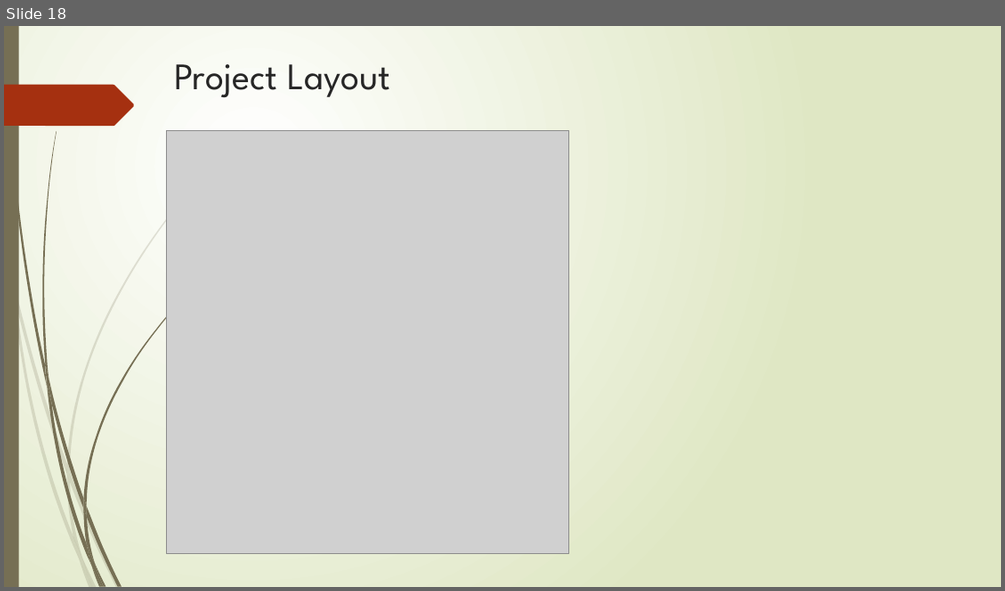
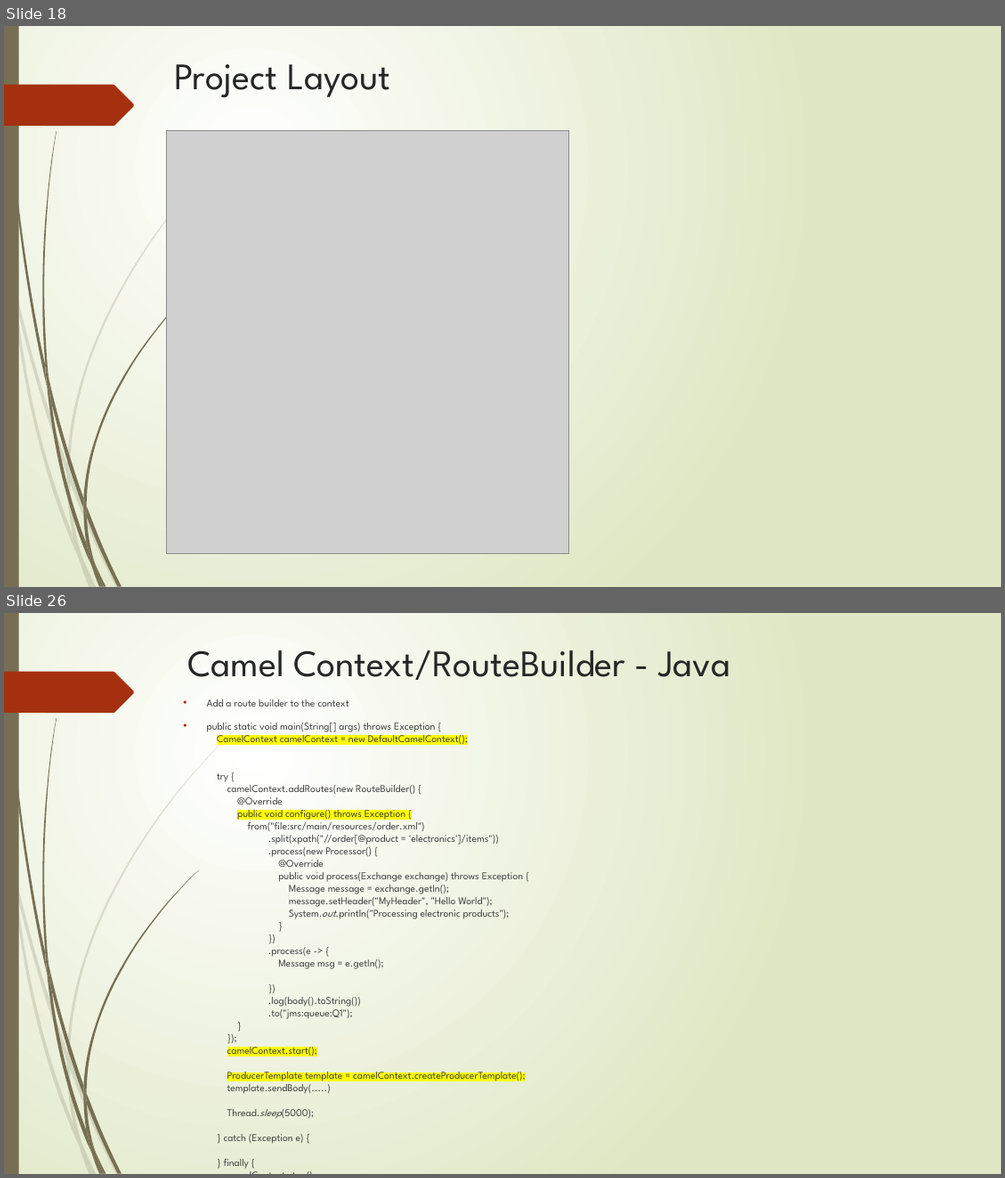
Before and after one commit to wgmartinez/apache-camel-tutorials, a slide deck: presentation/ApacheCamel.pptx. Shown one above the other, each under a label of ours: slide 18 before the commit, slides 18 and 26 after it; the slides between them are not shown. The pictures are 1005x591 and 1005x1178 pixels, drawn with LibreOffice and Linux fonts; fonts in the diff are those of the drawing; grey boxes stand for pictures. Boxes give left, top, right and bottom in pixels: in the first picture for what was removed or moved away, otherwise in the second. Text is boxed around its words. In the diff, an @@ line names an element or a change of style, - is before the commit and + after.

```diff
--- a/presentation/ApacheCamel.pptx
+++ b/presentation/ApacheCamel.pptx
@@ slide 26 added at (4,613,1001,1174), background gradient #FFFFFF to #DFE8C4; not listed: 24 template elements that a slide beside it also shows @@
@@ title added at (187,650,730,680), 36 pt, text #262626 @@
+Camel Context/RouteBuilder - Java
@@ text added at (207,699,526,1143), 10 pt, text #404040 @@
+  • Add a route builder to the context
+  • public static void main(String[] args) throws Exception {
+    CamelContext camelContext = new DefaultCamelContext();
+    try {
+    camelContext.addRoutes(new RouteBuilder() {
+    @Override
+    public void configure() throws Exception {
+    from("file:src/main/resources/order.xml")
+    .split(xpath("//order[@product = 'electronics']/items"))
+    .process(new Processor() {
+    @Override
+    public void process(Exchange exchange) throws Exception {
+    Message message = exchange.getIn();
+    message.setHeader("MyHeader", "Hello World");
+    System.out.println("Processing electronic products");
+    }
+    })
+    .process(e -> {
+    Message msg = e.getIn();
+    })
+    .log(body().toString())
+    .to("jms:queue:Q1");
+    }
+    });
+    camelContext.start();
+    ProducerTemplate template = camelContext.createProducerTemplate();
+    template.sendBody(.....)
+    Thread.sleep(5000);
+    } catch (Exception e) {
+    } finally {
+    camelContext.stop();
+    }
+    }
```
Also in this commit, not shown: 8 slides changed, 10 other slides added, 1 other file.
